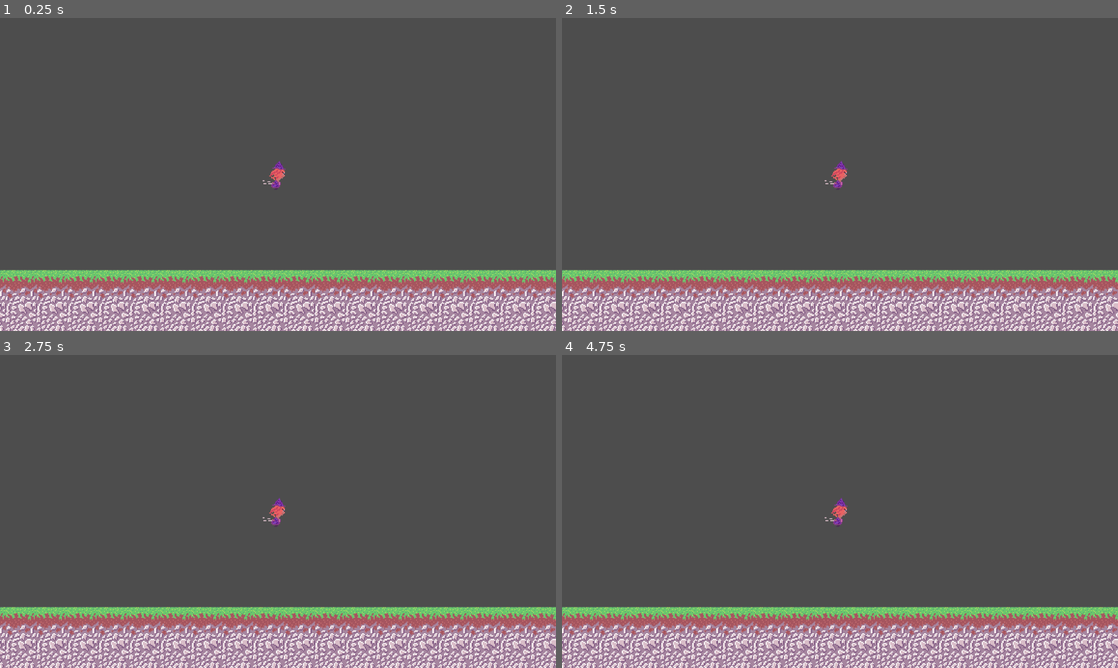
Above: before the commit, frames 1-4 (two rows, left to right).
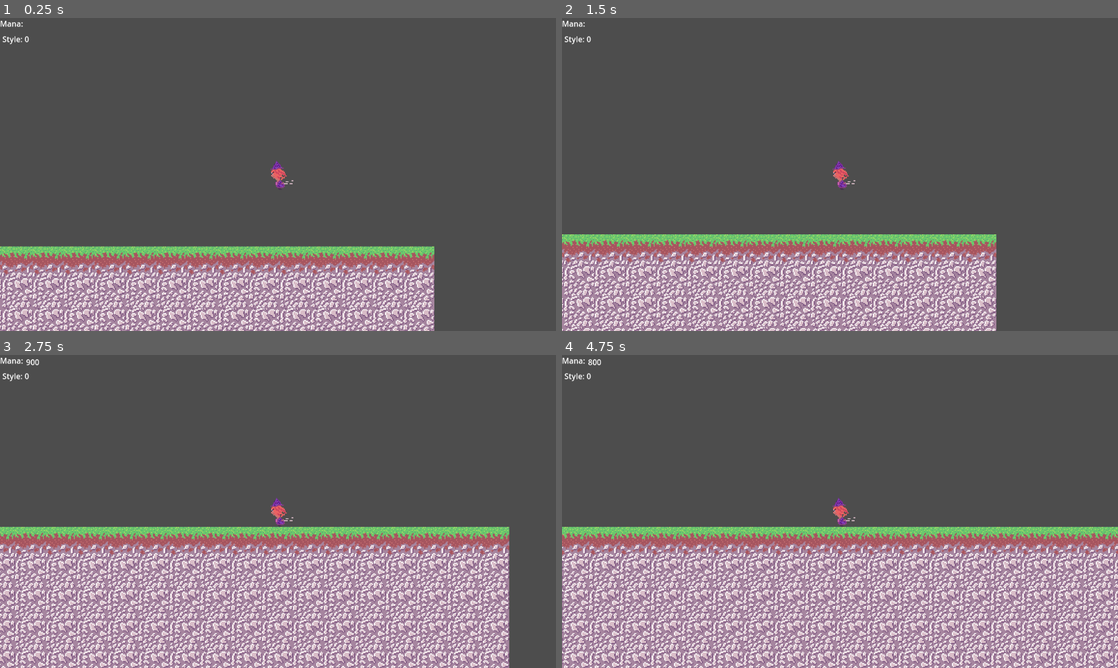
Above: after the commit, the same moments.

Repository: steve52/Stunt-Wizard
Game: Godot game, scene res://scenes/gap_jump_stunt.tscn
Two runs of this game, one before a commit and one after it. Both use one fixed random seed, a clock stepped at 60 frames per second and the inputs below.
Inputs:
- Up to frame 1 (0.25 s): no input
- Up to frame 2 (1.5 s): tap Enter (ui_accept) at 0.5, 0.6, 0.77, 1.07, 1.35 s
- Up to frame 3 (2.75 s): tap Enter (ui_accept) at 1.52, 1.82, 2.1 s; hold Left (ui_left) from 2.03 s (still down)
- Up to frame 4 (4.75 s): release Left (ui_left) at 2.78 s; tap Enter (ui_accept) at 2.85, 3.02, 3.32, 3.6, 3.77, 4.07, 4.35, 4.52 s; hold Left (ui_left) from 4.28 s (still down)

The runs differ from the first frame. In frame 1, 22% of the frame differs, in the area x 0-100%, y 0-100%; in frame 2, 25%; in frame 3, 40%; in frame 4, 41%.

Commit message:
Add UI for mana and update on spells

Diff:
--- /dev/null
+++ b/scenes/UI.gd
@@ -0,0 +1,16 @@
+extends CanvasLayer
+
+@onready var style = $Style
+@onready var mana_points = $Mana/ManaPoints
+
+func updateMana(newVal):
+	mana_points.text = str(newVal)
+
+# Called when the node enters the scene tree for the first time.
+func _ready():
+	pass # Replace with function body.
+
+
+# Called every frame. 'delta' is the elapsed time since the previous frame.
+func _process(delta):
+	pass
--- /dev/null
+++ b/scenes/UI.tscn
@@ -0,0 +1,26 @@
+[gd_scene load_steps=2 format=3 uid="uid://w6fhh20qoq77"]
+
+[ext_resource type="Script" path="res://scenes/UI.gd" id="1_mfq3j"]
+
+[node name="UI" type="CanvasLayer"]
+script = ExtResource("1_mfq3j")
+
+[node name="Style" type="Label" parent="."]
+offset_left = 5.0
+offset_top = 32.0
+offset_right = 61.0
+offset_bottom = 55.0
+text = "Style: 0"
+
+[node name="Mana" type="Node" parent="."]
+
+[node name="ManaLabel" type="Label" parent="Mana"]
+offset_right = 40.0
+offset_bottom = 23.0
+text = "Mana:"
+
+[node name="ManaPoints" type="Label" parent="Mana"]
+offset_left = 54.0
+offset_top = 3.0
+offset_right = 107.0
+offset_bottom = 26.0
--- a/scenes/gap_jump_stunt.tscn
+++ b/scenes/gap_jump_stunt.tscn
@@ -1,16 +1,24 @@
-[gd_scene load_steps=5 format=3 uid="uid://crkeliuv5omx6"]
+[gd_scene load_steps=6 format=3 uid="uid://crkeliuv5omx6"]
 
 [ext_resource type="Texture2D" uid="uid://b8ebffeke5u20" path="res://assets/PlatformTileset.png" id="1_vjmbw"]
 [ext_resource type="PackedScene" uid="uid://ccgxpwrltjlt1" path="res://scenes/player.tscn" id="2_rme6x"]
+[ext_resource type="PackedScene" uid="uid://w6fhh20qoq77" path="res://scenes/UI.tscn" id="3_68a5j"]
 
 [sub_resource type="TileSetAtlasSource" id="TileSetAtlasSource_elmms"]
 texture = ExtResource("1_vjmbw")
 texture_region_size = Vector2i(32, 32)
 0:0/0 = 0
+0:0/0/physics_layer_0/linear_velocity = Vector2(0, 0)
+0:0/0/physics_layer_0/angular_velocity = 0.0
+0:0/0/physics_layer_0/polygon_0/points = PackedVector2Array(-16, -16, 16, -16, 16, 16, -16, 16)
 0:1/0 = 0
+0:1/0/physics_layer_0/linear_velocity = Vector2(0, 0)
+0:1/0/physics_layer_0/angular_velocity = 0.0
+0:1/0/physics_layer_0/polygon_0/points = PackedVector2Array(-16, -16, 16, -16, 16, 16, -16, 16)
 
 [sub_resource type="TileSet" id="TileSet_erth7"]
 tile_size = Vector2i(32, 32)
+physics_layer_0/collision_layer = 2
 sources/0 = SubResource("TileSetAtlasSource_elmms")
 
 [node name="Gap Jump Stunt" type="Node"]
@@ -21,4 +29,6 @@
 layer_0/tile_data = PackedInt32Array(1048575, 0, 0, 983040, 0, 0, 983041, 0, 0, 983042, 0, 0, 983043, 0, 0, 983044, 0,  …(9090 unchanged characters)…
 
 [node name="Player" parent="." instance=ExtResource("2_rme6x")]
-position = Vector2(346, 381)
+position = Vector2(2942, 373)
+
+[node name="UI" parent="." instance=ExtResource("3_68a5j")]
--- a/scenes/player.tscn
+++ b/scenes/player.tscn
@@ -1,19 +1,23 @@
-[gd_scene load_steps=3 format=3 uid="uid://ccgxpwrltjlt1"]
+[gd_scene load_steps=4 format=3 uid="uid://ccgxpwrltjlt1"]
 
+[ext_resource type="Script" path="res://scripts/player.gd" id="1_gj1v2"]
 [ext_resource type="Texture2D" uid="uid://shht2qh4yvwv" path="res://assets/WizardJumpPrepare.png" id="1_wvqb5"]
 
 [sub_resource type="RectangleShape2D" id="RectangleShape2D_v1pk0"]
+size = Vector2(11, 26)
 
 [node name="Player" type="CharacterBody2D"]
+collision_mask = 2
+script = ExtResource("1_gj1v2")
 
 [node name="CollisionShape2D" type="CollisionShape2D" parent="."]
+position = Vector2(0.5, 3)
 shape = SubResource("RectangleShape2D_v1pk0")
-
-[node name="Sprite2D" type="Sprite2D" parent="CollisionShape2D"]
-texture = ExtResource("1_wvqb5")
-flip_h = true
 
 [node name="AnimationPlayer" type="AnimationPlayer" parent="."]
 
 [node name="Camera2D" type="Camera2D" parent="."]
 zoom = Vector2(2, 2)
+
+[node name="Sprite2D" type="Sprite2D" parent="."]
+texture = ExtResource("1_wvqb5")
--- /dev/null
+++ b/scripts/player.gd
@@ -0,0 +1,57 @@
+extends CharacterBody2D
+
+const SPEED = 300.0
+const JUMP_VELOCITY = -400.0
+const AIR_RESISTANCE = 10
+
+var manaPower = 1000
+var stylePoints = 0
+
+# Get the gravity from the project settings to be synced with RigidBody nodes.
+var gravity = ProjectSettings.get_setting("physics/2d/default_gravity")
+
+@onready var ui = get_parent().get_node("UI")
+
+const SPELLS = {
+	"airjet": {
+		"cost": 100
+	},
+	"shark": {
+		"cost": 100,
+		"style": {
+			"dodge": 100,
+			"fail": -100,
+			"special": 300
+		}
+	}
+}
+
+func castSpell(spell):
+	if (spell == 'airjet'):
+		if manaPower >= SPELLS.airjet.cost:
+			velocity.x = -1 * SPEED
+			manaPower -= SPELLS.airjet.cost
+
+	ui.updateMana(manaPower)
+
+func getInput():
+	if (Input.is_action_just_pressed("ui_left")):
+		castSpell('airjet')
+
+func _physics_process(delta):
+
+	if (velocity.x < 0):
+		velocity.x += AIR_RESISTANCE
+	elif (velocity.x > 0):
+		velocity.x -= AIR_RESISTANCE
+
+	# Add the gravity.
+	if not is_on_floor():
+		velocity.y += gravity * delta
+
+	getInput()
+	# Handle jump.
+	if Input.is_action_just_pressed("ui_accept") and is_on_floor():
+		velocity.y = JUMP_VELOCITY
+
+	move_and_slide()
